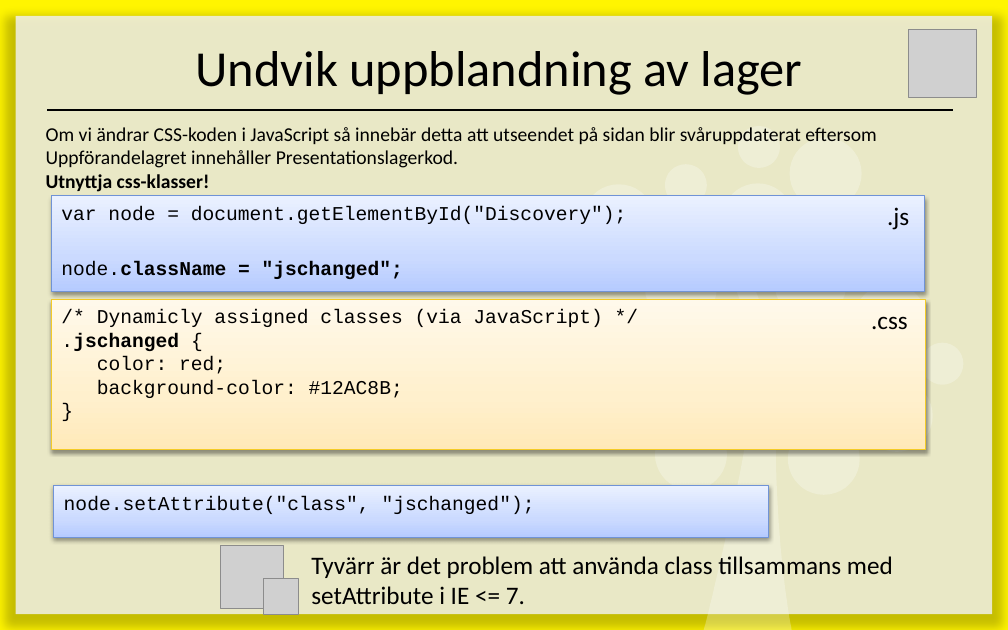
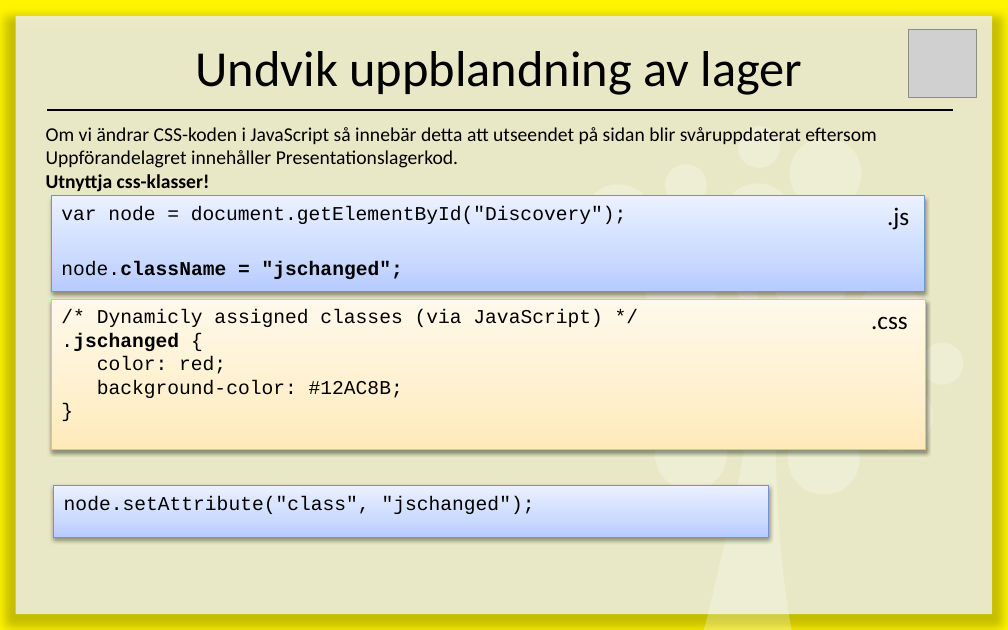
Before and after one commit to Leitet/Kursmaterial-JavaScript, a slide deck: slide 5 of lectures/E07-Greased-Lightning/E07 - Greased Lightning.pptx. Drawn at 1008x630 pixels with LibreOffice and Linux fonts; fonts in the diff are those of the drawing; grey boxes stand for pictures. Boxes give left, top, right and bottom in pixels: in the first picture for what was removed or moved away, otherwise in the second. Text is boxed around its words. In the diff, an @@ line names an element or a change of style, - is before the commit and + after.

```diff
--- a/lectures/E07-Greased-Lightning/E07 - Greased Lightning.pptx
+++ b/lectures/E07-Greased-Lightning/E07 - Greased Lightning.pptx
@@ picture removed at <box>221,545,284,609</box> @@
@@ text removed at <box>311,556,893,604</box> @@
-Tyvärr är det problem att använda class tillsammans med setAttribute i IE <= 7.
@@ picture removed at <box>263,579,298,614</box> @@
```
Also in this commit, not shown: 3 other slides changed.
